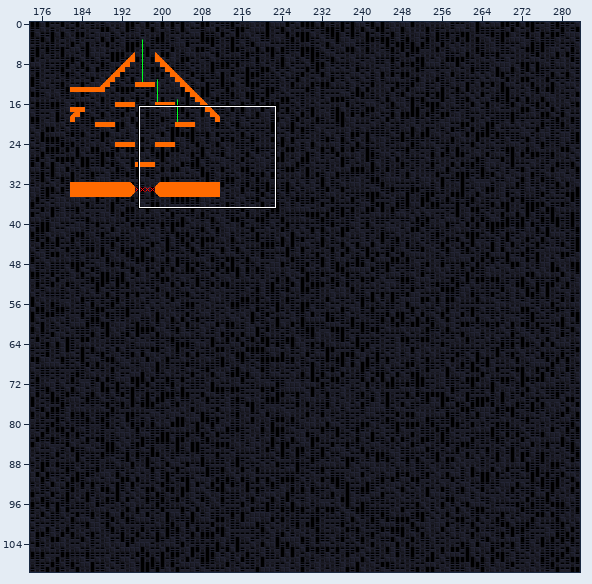
Two states of a Tiled map, Assets/tiled/TiledPrefab_9_doom_temple_2,-1.tmx. The first picture is a wide view before the edit; the outline marks the close-up.
Close-up. Before:
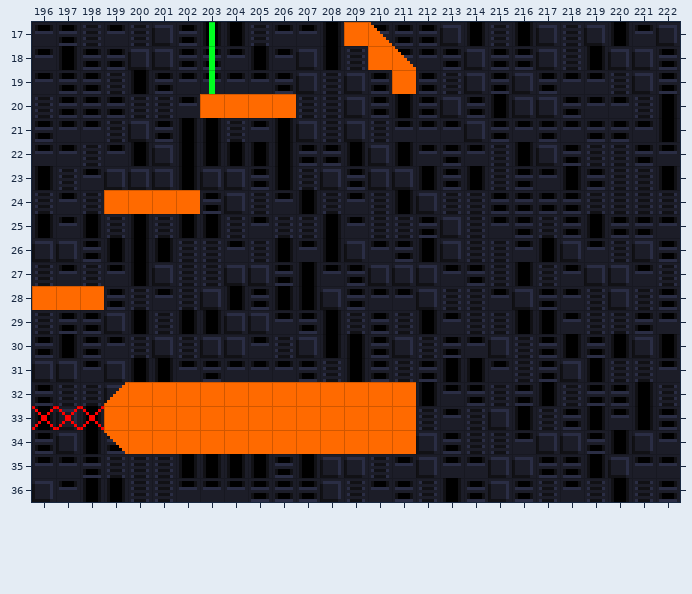
Cells are 8x8 px. Shown: x 196..222, y 17..36. The commit also changed other parts of the map, which this record leaves out. Tiles whose own drawing changed are shown in their newer look in all pictures. The old version is drawn lined up with the new one.
Now the later version:
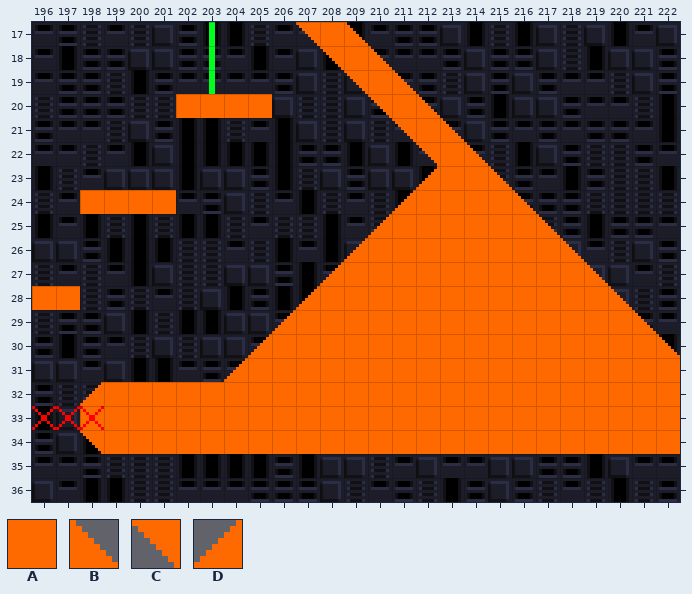
Key: from "prototype_2": A 0, B 2, C 2 turned 180, D 2 turned 270.
_ is an empty cell.
Difference:
map size 422x192 -> 392x192 cells (old content now starts at -30,0; both pictures use the new coordinates)
Layer "Geometry":
y 17: x 207..210 __AB -> CAB_
y 18: x 208..211 __AB -> CAB_
y 19: x 209..211 __A -> CAB
y 20: x 202 _ -> A; x 206 A -> _; x 210..212 ___ -> CAB
y 21: x 211..213 ___ -> CAB
y 22: x 212..214 ___ -> CAB
y 23: x 212..215 ____ -> DAAB
y 24: x 198 _ -> A; x 202 A -> _; x 211..216 ______ -> DAAAAB
y 25: x 210..217 ________ -> DAAAAAAB
y 26: x 209..218 __________ -> DAAAAAAAAB
y 27: x 208..219 ____________ -> DAAAAAAAAAAB
y 28: x 198 A -> _; x 207..220 ______________ -> DAAAAAAAAAAAAB
y 29: x 206..221 ________________ -> DAAAAAAAAAAAAAAB
y 30: x 205..222 __________________ -> DAAAAAAAAAAAAAAAAB
y 31: x 204..222 ___________________ -> DAAAAAAAAAAAAAAAAAA
y 32: x 198..199 _D -> DA; x 212..222 ___________ -> AAAAAAAAAAA
y 33: x 198 _ -> A; x 212..222 ___________ -> AAAAAAAAAAA
y 34: x 198..199 _C -> CA; x 212..222 ___________ -> AAAAAAAAAAA
Boxes around the changes in both close-ups, in picture pixels (x1, y1, x2, y2):
changed: (224, 22, 680, 454)
added: (176, 94, 200, 118)
added: (80, 190, 104, 214)
removed: (176, 190, 200, 214)
removed: (80, 286, 104, 310)
changed: (80, 382, 125, 454)
